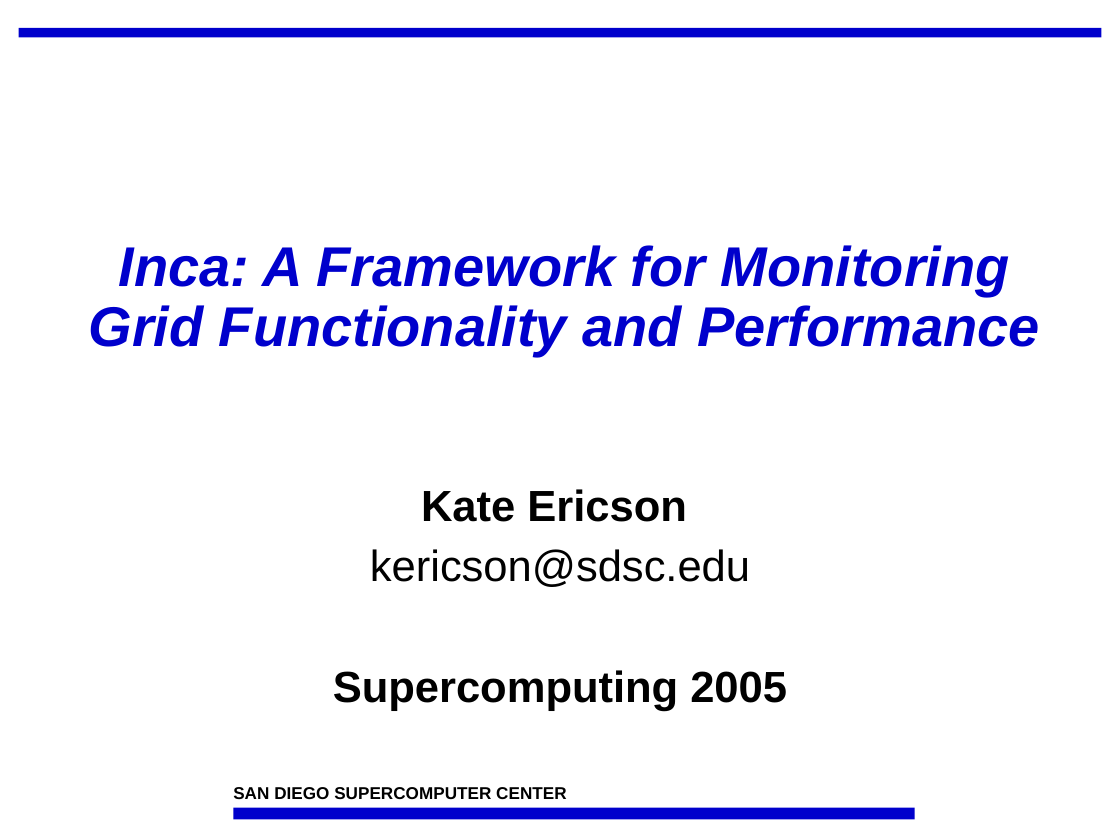
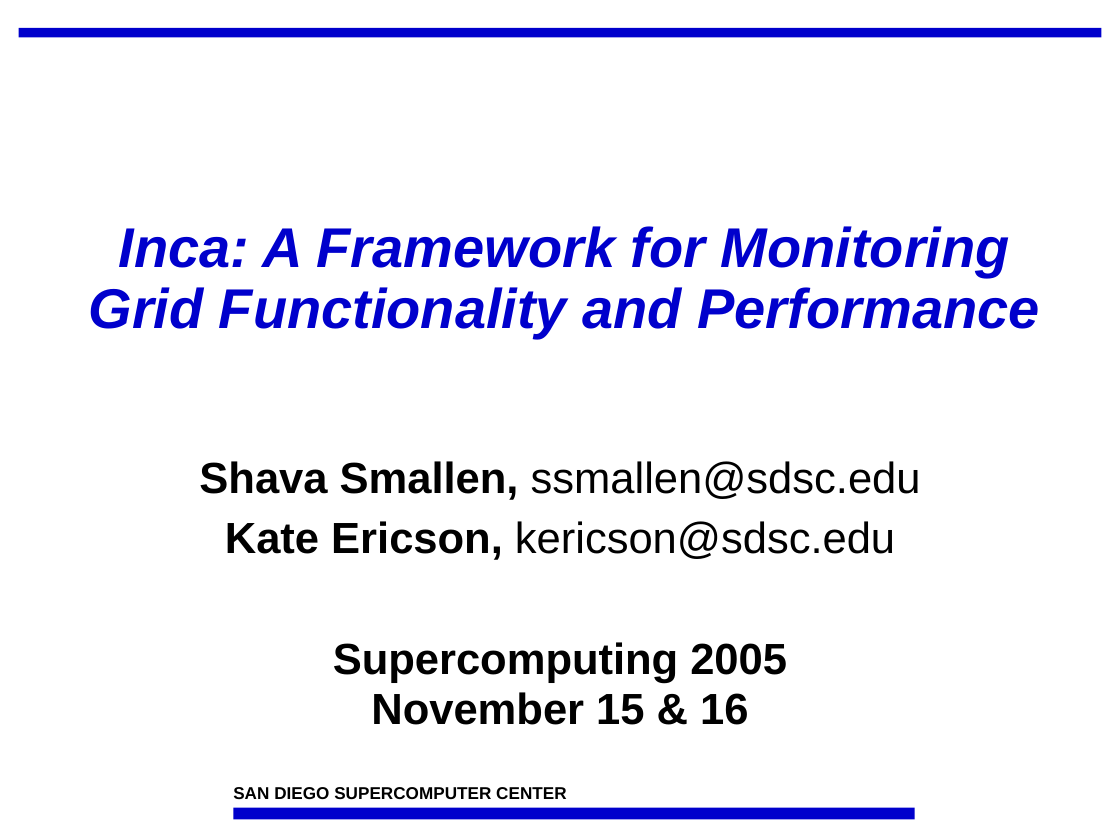
Before and after one commit to IncaProject/inca-xsede, a slide deck: slide 1 of talks/inca_sc05.ppt. Drawn at 1120x840 pixels with LibreOffice and Linux fonts; fonts in the diff are those of the drawing; background and template pictures are left out. Boxes give left, top, right and bottom in pixels: in the first picture for what was removed or moved away, otherwise in the second. Text is boxed around its words. In the diff, an @@ line names an element or a change of style, - is before the commit and + after.

Commit message:
add both names for final version to be linked from web

```diff
--- a/talks/inca_sc05.ppt
+++ b/talks/inca_sc05.ppt
@@ title "Inca: A Framework for Monitoring ...": place and size @@
-title "Inca: A Framework for Monitoring ..." at [88, 245, 1039, 356]
+title "Inca: A Framework for Monitoring ..." at [88, 226, 1039, 338]
@@ subtitle at [199, 461, 921, 725]: text changed @@
-Kate Ericson
-kericson@sdsc.edu
-Supercomputing 2005
+Shava Smallen, ssmallen@sdsc.edu
+Kate Ericson, kericson@sdsc.edu
+Supercomputing 2005
+November 15 & 16
```
